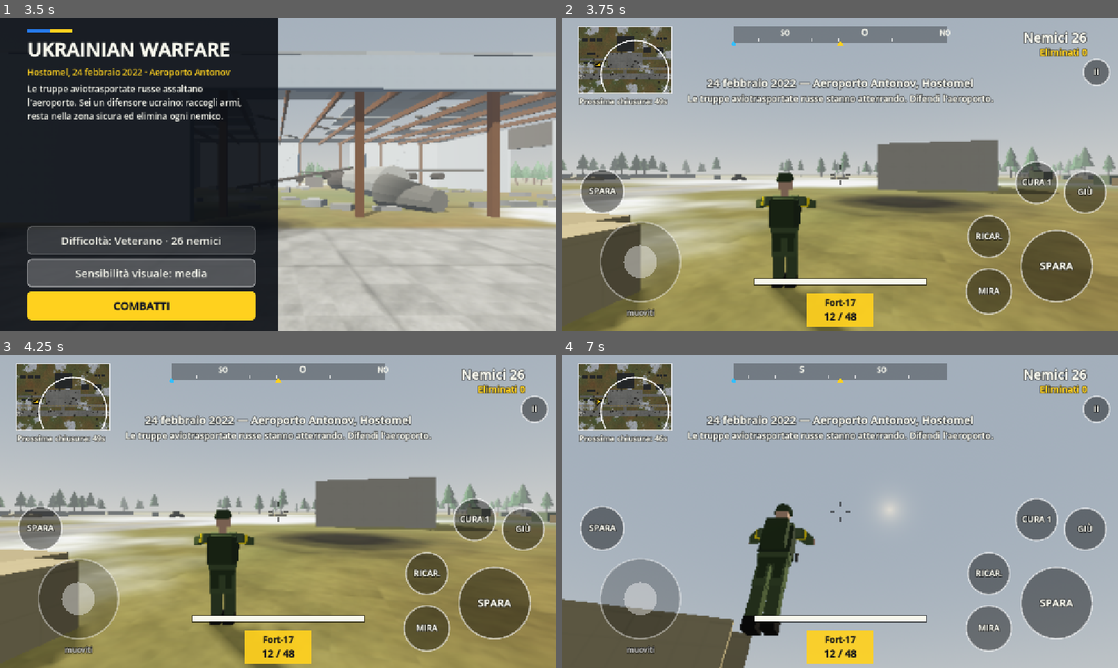
Above: before the commit, frames 1-4 (two rows, left to right).
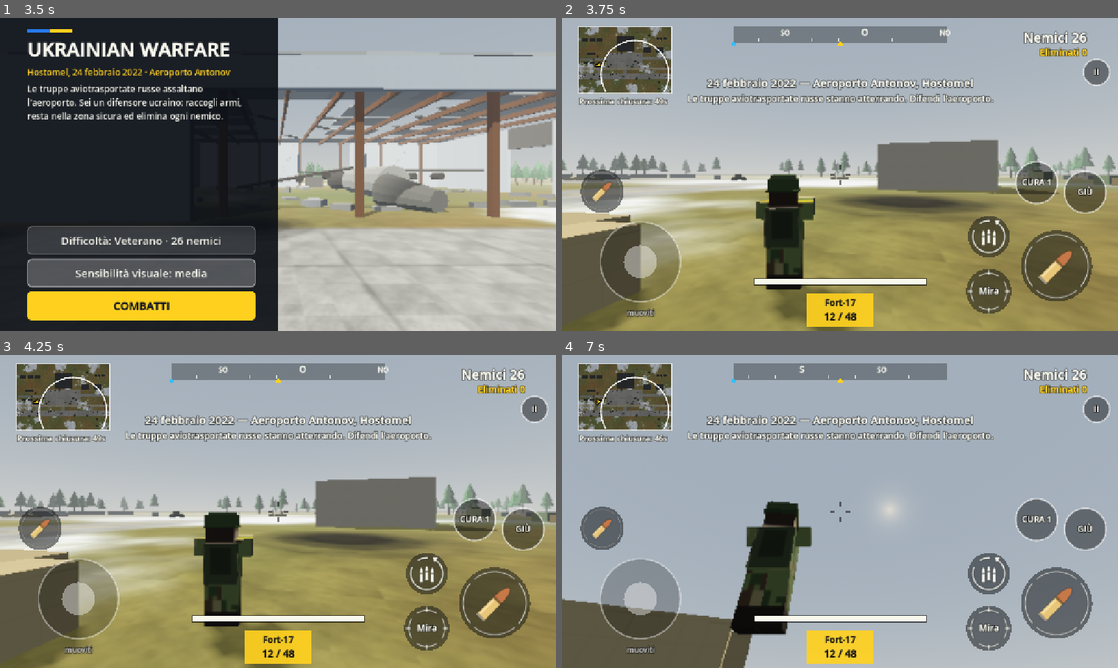
Above: after the commit, the same moments.

Repository: emilianoviecca/ukrainianWarfare
Game: Godot game, scene res://main.tscn
Two runs of this game, one before a commit and one after it. Both use one fixed random seed, a clock stepped at 60 frames per second and the inputs below.
Inputs (mouse positions are in pixels of both pictures, inside the frame that each line leads up to):
- Up to frame 1 (3.5 s): click "Difficoltà: Soldato · 20 nemi…" at 0.5 s; click "Sensibilità visuale: media" at 1.25 s; click "Sensibilità visuale: alta" at 2 s; click "Sensibilità visuale: bassa" at 2.75 s
- Up to frame 2 (3.75 s): click "COMBATTI" at 3.5 s
- Up to frame 3 (4.25 s): no input
- Up to frame 4 (7 s): move the mouse to (962, 495) at 4.27 s; click (962, 495) at 4.42 s; drag from (728, 527) to (812, 574) at 5.02 s; move the mouse to (895, 442) at 5.77 s; click (895, 442) at 5.92 s; drag from (812, 574) to (673, 464) at 6.52 s

Frame 1 is identical in both runs. In frame 2, 3.5% of the frame differs, in the area x 3-96%, y 48-100%; in frame 3, 3.6%; in frame 4, 3.8%, in the area x 3-96%, y 46-95%.

Commit message:
Soldati Kenney con divise distinte e nuove icone dei comandi
Giocatore e nemici usano Blocky Characters di Kenney (CC0) con divise
ucraine e russe dipinte, elmetti, animazioni e caduta. Nuove icone per
mira, ricarica e sparo. Versione 0.3.0.

Co-Authored-By: Claude Opus 5.5 <noreply@anthropic.com>
Claude-Session: https://claude.ai/code/session_01NNeC2qMouNR4kwANqPnmBh

Diff:
--- a/scripts/autotest.gd
+++ b/scripts/autotest.gd
@@ -35,6 +35,7 @@
 	elif mode.begins_with("sim"): _sim(dt)
 	elif mode == "aim": _aim_test()
 	elif mode == "drop": _drop_test()
+	elif mode == "look": _look()
 
 var aim_b = null; var aim_case := 0; var aim_shots := 0
 func _aim_test() -> void:
@@ -55,6 +56,27 @@
 		print("25m senza mirare: colpi=", pl.shots_fired - aim_shots, " hp bot=", aim_b.hp, " dead=", aim_b.dead, " vivi=", main.alive)
 		_ok("Il mirino centrato colpisce un nemico fermo a 25 m", aim_b.hp < 100.0 or aim_b.dead)
 		get_tree().quit(0)
+
+# Primo piano dei soldati per controllare modello, divise e armi.
+func _look() -> void:
+	if phase == 0:
+		phase = 1; main.start_match(); var pl = main.player
+		for b in main.bots: b.set_physics_process(false); b.global_position = Vector3(300, 0, 200)
+		pl.global_position = Vector3(-60, 0, 30); pl.yaw = 0.0; pl.give("ak"); pl.select("ak"); pl.set_physics_process(false)
+		var cam := Camera3D.new(); add_child(cam); cam.fov = 30; cam.global_position = Vector3(-60, 1.5, 38); cam.look_at(Vector3(-60, 0.95, 30)); cam.make_current()
+		main.hud.visible = false
+		var i := 0
+		for b in main.bots.slice(0, 4):
+			b.global_position = Vector3(-62.4 + i * 1.6, 0, 30); b.model.rotation.y = [0.0, PI * 0.5, 0.3, PI][i]; b.model.animate(0.2, [0.0, 3.0, 0.0, 6.0][i], i == 2); i += 1
+		var m = main.bots[0].model
+		for mi in m.inst.find_children("*", "MeshInstance3D", true, false):
+			print(mi.get_parent().name, " aabb ", mi.get_aabb(), " y=", mi.global_position.y)
+		for n in [m.head, m.torso, m.arm_r, m.leg_l]: print(n.name, " pos ", n.position, " g ", n.global_position)
+		pl.global_position = Vector3(-59, 0, 33); pl.model.rotation.y = 0.0 - 0.5; pl.model.animate(0.1, 0.0, false)
+		main.bots[3].global_position = Vector3(-57.5, 0, 28); main.bots[3].model.rotation.y = 0.5; main.bots[3].model.die(); main.bots[3].model.animate(1.5, 0, false)
+		t = 0.0
+	elif phase == 1 and t > 1.2:
+		phase = 2; await _shot("10_soldati"); get_tree().quit(0)
 
 var drop_n := 0; var res0 := 0
 func _drop_test() -> void:
@@ -103,7 +125,8 @@
 		for b in main.bots: b.set_physics_process(false)
 		var i := 0
 		for b in main.bots.slice(0, 4):
-			b.global_position = pl.global_position + Vector3(-10 + i * 7, 0, -22 - i * 4); b.model.animate(0.1, 3.0, false); i += 1
+			b.global_position = pl.global_position + Vector3(-6 + i * 3.5, 0, -8 - i * 3); b.rotation.y = 0.5 * i; b.model.rotation.y = PI * 0.6 * (i + 1); b.model.animate(0.25, 3.0 + i, i == 1); i += 1
+		main.bots[3].take_damage(500.0)
 	elif phase == 2 and t > 6.0:
 		var q = main.player; print("MODEL vis=", q.model.is_visible_in_tree(), " pos=", q.model.global_position, " torso=", q.model.torso.global_position, " cam=", q.cam.global_position, " len=", q.arm.spring_length, " children=", q.model.get_child_count())
 		phase = 3; await _shot("02_gioco_piazzale"); main.player.give("ak"); main.player.give("svd")
--- a/scripts/bot.gd
+++ b/scripts/bot.gd
@@ -171,6 +171,7 @@
 	var pl = main.player
 	if pl.dead: return
 	var mz: Vector3 = model.muzzle.global_position
+	model.recoil()
 	var aim: Vector3 = pl.global_position + Vector3(0, 0.95 if pl.crouching else 1.3, 0)
 	var d := mz.distance_to(aim)
 	var p := clampf(0.30 * (1.0 - d / 130.0), 0.025, 0.30) * skill
--- a/scripts/hud.gd
+++ b/scripts/hud.gd
@@ -10,6 +10,7 @@
 var msg := ""; var msg_t := 0.0; var msg2 := ""; var msg2_t := 0.0
 var hits := []; var pings := []; var hitmark_t := 0.0; var hitmark_head := false; var dmg_flash := 0.0; var kill_t := 0.0
 var map_tex: Texture2D
+var icons := {}
 var buttons := {}
 var menu_box: Control; var end_box: Control; var pause_box: Control
 var btn_diff: Button; var btn_sens: Button
@@ -25,6 +26,10 @@
 	font = ThemeDB.fallback_font
 	var fv := FontVariation.new(); fv.base_font = font; fv.variation_embolden = 0.7; bold = fv
 	var img := Image.new(); img.load_png_from_buffer(FileAccess.get_file_as_bytes("res://assets/minimap.dat")); map_tex = ImageTexture.create_from_image(img)
+	for n in ["fire", "reload", "aim"]:
+		var ii := Image.new(); ii.load_png_from_buffer(FileAccess.get_file_as_bytes("res://assets/icon_%s.dat" % n)); ii.generate_mipmaps()
+		icons[n] = ImageTexture.create_from_image(ii)
+	texture_filter = CanvasItem.TEXTURE_FILTER_LINEAR_WITH_MIPMAPS
 	_build_menu()
 
 func _style(col: Color, border := Color(0, 0, 0, 0)) -> StyleBoxFlat:
@@ -234,6 +239,14 @@
 	draw_arc(b.p, b.r, 0, TAU, 40, Color(1, 1, 1, 0.55), 2.5, true)
 	_ctr(b.p, label, 19 if b.r < 70 else 24, col)
 
+func _icon_btn(k: String, ic: String, on: bool, label := "") -> void:
+	var b = buttons[k]
+	draw_circle(b.p, b.r, Color(0.05, 0.06, 0.07, 0.5))
+	if on: draw_circle(b.p, b.r, Color(YEL.r, YEL.g, YEL.b, 0.34))
+	var d: float = b.r * 2.0 - 4.0
+	draw_texture_rect(icons[ic], Rect2(b.p - Vector2(d, d) * 0.5, Vector2(d, d)), false, YEL if on and ic == "aim" else Color.WHITE)
+	if label != "": _ctr(b.p, label, 20)
+
 func _draw() -> void:
 	if main == null or main.mode == main.MENU or main.player == null: return
 	var s := get_viewport_rect().size
@@ -286,10 +299,10 @@
 	draw_circle(k, 38, Color(1, 1, 1, 0.42))
 	if pl.was_sprint: draw_arc(o, 92, -PI * 0.75, -PI * 0.25, 18, YEL, 6.0, true)
 	if joy_touch < 0: _txt(o + Vector2(-90, 124), "muoviti", 17, Color(1, 1, 1, 0.75), HORIZONTAL_ALIGNMENT_CENTER, 180.0)
-	_btn("fire", "SPARA", fire_held, FG)
-	_btn("fire2", "SPARA", fire_held, FG)
-	_btn("aim", "MIRA", pl.aiming, FG)
-	_btn("reload", "RICARICA" if false else "RICAR.", pl.reload_t > 0.0)
+	_icon_btn("fire", "fire", fire_held)
+	_icon_btn("fire2", "fire", fire_held)
+	_icon_btn("aim", "aim", pl.aiming, "Mira")
+	_icon_btn("reload", "reload", pl.reload_t > 0.0)
 	_btn("crouch", "GIÙ", pl.crouching)
 	_btn("heal", "CURA %d" % pl.medkits, pl.heal_t > 0.0, FG if pl.medkits > 0 else Color(1, 1, 1, 0.4))
 	_btn("pause", "II")
--- a/scripts/humanoid.gd
+++ b/scripts/humanoid.gd
@@ -1,45 +1,36 @@
 extends Node3D
-# Soldato low-poly con animazione procedurale. Avanti = -Z.
+# Soldato basato su Blocky Characters di Kenney (CC0) con divise dipinte. Avanti = -Z.
 const Batch := preload("res://scripts/mesh_batch.gd")
+const GUN_Y := 1.2
 static var cache := {}
 static var mat: StandardMaterial3D
+static var scene: PackedScene
+var inst: Node3D; var ap: AnimationPlayer
 var torso: Node3D; var head: Node3D; var arm_l: Node3D; var arm_r: Node3D; var leg_l: Node3D; var leg_r: Node3D
-var gun: MeshInstance3D; var muzzle: Node3D
-var phase := 0.0; var crouch_amt := 0.0; var death_t := -1.0
+var gun_pivot: Node3D; var gun: MeshInstance3D; var muzzle: Node3D
+var crouch_amt := 0.0; var dead_flag := false; var cur_anim := ""; var kick := 0.0
+var hold_l := Quaternion.IDENTITY; var hold_r := Quaternion.IDENTITY
 
-static func _parts(faction: String) -> Dictionary:
-	if cache.has(faction): return cache[faction]
+static func _faction_mat(faction: String) -> StandardMaterial3D:
+	var key := "mat_" + faction
+	if cache.has(key): return cache[key]
+	var img := Image.new(); img.load_png_from_buffer(FileAccess.get_file_as_bytes("res://assets/soldier_%s.dat" % faction)); img.generate_mipmaps()
+	var m := StandardMaterial3D.new(); m.albedo_texture = ImageTexture.create_from_image(img); m.roughness = 0.95; m.metallic_specular = 0.15
+	m.texture_filter = BaseMaterial3D.TEXTURE_FILTER_LINEAR_WITH_MIPMAPS
+	cache[key] = m; return m
+
+static func _helmet_mesh(faction: String) -> ArrayMesh:
+	var key := "helmet_" + faction
+	if cache.has(key): return cache[key]
 	var ua := faction == "ua"
-	var coat := Color(0.30, 0.35, 0.21) if ua else Color(0.36, 0.33, 0.23)
-	var patch := Color(0.20, 0.25, 0.14) if ua else Color(0.24, 0.20, 0.14)
-	var vest := Color(0.17, 0.21, 0.13) if ua else Color(0.20, 0.20, 0.16)
-	var band := Color(0.98, 0.82, 0.05) if ua else Color(0.95, 0.95, 0.95)
-	var helmet := Color(0.21, 0.26, 0.16) if ua else Color(0.27, 0.27, 0.20)
-	var skin := Color(0.78, 0.60, 0.48); var boot := Color(0.10, 0.09, 0.08)
-	var t = Batch.new()
-	t.at(Vector3(0, 0.28, 0), Vector3(0.44, 0.62, 0.25), coat)
-	t.at(Vector3(0, 0.30, -0.02), Vector3(0.46, 0.46, 0.31), vest)
-	t.at(Vector3(-0.1, 0.22, -0.18), Vector3(0.11, 0.2, 0.06), patch); t.at(Vector3(0.1, 0.22, -0.18), Vector3(0.11, 0.2, 0.06), patch)
-	t.at(Vector3(0, 0.33, 0.21), Vector3(0.34, 0.46, 0.17), patch)
-	t.at(Vector3(0, -0.02, 0), Vector3(0.40, 0.18, 0.24), patch)
-	var h = Batch.new()
-	h.at(Vector3(0, 0.07, 0), Vector3(0.11, 0.14, 0.11), skin)
-	h.at(Vector3(0, 0.22, -0.01), Vector3(0.20, 0.23, 0.22), skin)
-	h.cyl(Transform3D(Basis(), Vector3(0, 0.25, 0)), 0.165, 0.11, 0.14, 8, helmet)
-	if not ua: h.at(Vector3(0, 0.29, 0), Vector3(0.3, 0.035, 0.3), band)
-	var a = Batch.new()
-	a.at(Vector3(0, -0.26, 0), Vector3(0.13, 0.54, 0.14), coat)
-	a.at(Vector3(0, -0.13, 0), Vector3(0.145, 0.07, 0.15), band)
-	a.at(Vector3(0, -0.56, 0), Vector3(0.1, 0.1, 0.1), skin)
-	var l = Batch.new()
-	l.at(Vector3(0, -0.2, 0), Vector3(0.18, 0.42, 0.2), coat)
-	l.at(Vector3(0, -0.2, 0.08), Vector3(0.12, 0.22, 0.06), patch)
-	l.at(Vector3(0, -0.6, 0), Vector3(0.16, 0.42, 0.18), coat.darkened(0.08))
-	l.at(Vector3(0, -0.86, -0.03), Vector3(0.17, 0.14, 0.27), boot)
-	if not ua: l.at(Vector3(0, -0.28, 0), Vector3(0.19, 0.06, 0.21), band)
-	var d := {"torso": t.build(), "head": h.build(), "arm": a.build(), "leg": l.build()}
-	cache[faction] = d
-	return d
+	var col := Color(0.20, 0.25, 0.15) if ua else Color(0.25, 0.25, 0.18)
+	var b = Batch.new()
+	# Elmetto squadrato, coerente con la testa cubica del modello (coordinate del cubo testa: da -1 a 1).
+	b.at(Vector3(0, 0.66, 0), Vector3(2.16, 0.86, 2.16), col)
+	b.at(Vector3(0, 1.2, 0), Vector3(1.75, 0.3, 1.75), col.lightened(0.06))
+	b.at(Vector3(0, 0.25, -0.06), Vector3(2.32, 0.1, 2.46), col.darkened(0.2))
+	if not ua: b.at(Vector3(0, 0.68, 0), Vector3(2.2, 0.2, 2.2), Color(0.92, 0.92, 0.92))
+	var m: ArrayMesh = b.build(); cache[key] = m; return m
 
 static func gun_mesh(kind: String) -> ArrayMesh:
 	var key := "gun_" + kind
@@ -58,45 +49,76 @@
 		b.at(Vector3(0, -0.08, 0.03), Vector3(0.035, 0.11, 0.05), bl)
 	var m: ArrayMesh = b.build(); cache[key] = m; return m
 
-func _mi(mesh: Mesh, parent: Node3D, pos: Vector3) -> MeshInstance3D:
-	var mi := MeshInstance3D.new(); mi.mesh = mesh; mi.material_override = mat; mi.position = pos; parent.add_child(mi); return mi
+func _find(n: String) -> Node3D:
+	return inst.find_child(n, true, false) as Node3D
 
 func setup(faction: String) -> void:
 	if mat == null: mat = Batch.material()
-	var p := _parts(faction)
-	torso = Node3D.new(); torso.position = Vector3(0, 0.95, 0); add_child(torso)
-	_mi(p.torso, torso, Vector3.ZERO)
-	head = _mi(p.head, torso, Vector3(0, 0.59, 0))
-	arm_l = _mi(p.arm, torso, Vector3(-0.28, 0.5, 0)); arm_r = _mi(p.arm, torso, Vector3(0.28, 0.5, 0))
-	leg_l = _mi(p.leg, self, Vector3(-0.11, 0.93, 0)); leg_r = _mi(p.leg, self, Vector3(0.11, 0.93, 0))
-	gun = _mi(gun_mesh("ak"), torso, Vector3(0.13, 0.33, -0.32))
-	muzzle = Node3D.new(); muzzle.position = Vector3(0, 0.015, -0.82); gun.add_child(muzzle)
+	if scene == null: scene = load("res://assets/models/soldier.glb")
+	inst = scene.instantiate(); add_child(inst)
+	inst.rotation.y = PI
+	var fm := _faction_mat(faction)
+	for mi in inst.find_children("*", "MeshInstance3D", true, false):
+		mi.material_override = fm
+	torso = _find("torso"); head = _find("head"); arm_l = _find("arm-left"); arm_r = _find("arm-right"); leg_l = _find("leg-left"); leg_r = _find("leg-right")
+	inst.scale = Vector3.ONE * 0.72
+	ap = inst.find_children("*", "AnimationPlayer", true, false)[0]
+	ap.callback_mode_process = AnimationMixer.ANIMATION_CALLBACK_MODE_PROCESS_MANUAL
+	for a in ["idle", "walk", "sprint"]:
+		ap.get_animation(a).loop_mode = Animation.LOOP_LINEAR
+	ap.get_animation("die").loop_mode = Animation.LOOP_NONE
+	ap.play("holding-both"); ap.seek(ap.get_animation("holding-both").length * 0.5, true)
+	# Braccia più strette e convergenti sull'arma, che è impugnata sul lato destro.
+	arm_l.position.x = 0.3; arm_r.position.x = -0.3
+	hold_l = Quaternion(Vector3.UP, -0.52) * arm_l.quaternion
+	hold_r = Quaternion(Vector3.UP, 0.1) * arm_r.quaternion
+	head.scale *= 0.78
+	_play("idle")
+	var hm := MeshInstance3D.new(); hm.mesh = _helmet_mesh(faction); hm.material_override = mat
+	head.get_child(0).add_child(hm)
+	gun_pivot = Node3D.new(); gun_pivot.position = Vector3(0, GUN_Y, -0.1); add_child(gun_pivot)
+	gun = MeshInstance3D.new(); gun.mesh = gun_mesh("ak"); gun.material_override = mat; gun_pivot.add_child(gun)
+	muzzle = Node3D.new(); gun.add_child(muzzle)
+	set_gun("ak")
+
+func _play(a: String) -> void:
+	if a == cur_anim: return
+	cur_anim = a; ap.play(a, 0.14)
 
 func set_gun(kind: String) -> void:
 	gun.mesh = gun_mesh(kind)
-	gun.position = Vector3(0.2, 0.36, -0.42) if kind == "pistol" else Vector3(0.13, 0.33, -0.32)
+	gun.position = Vector3(0.1, 0.03, -0.62) if kind == "pistol" else Vector3(0.14, 0.03, -0.34)
 	muzzle.position = Vector3(0, 0.0, -0.22) if kind == "pistol" else (Vector3(0, 0.01, -1.08) if kind == "svd" else Vector3(0, 0.015, -0.82))
 
 func animate(dt: float, speed: float, crouching: bool, pitch := 0.0) -> void:
-	if death_t >= 0.0:
-		death_t += dt
-		var k: float = min(death_t / 0.55, 1.0); k = k * k
-		rotation.x = 1.5 * k
-		position.y = 0.12 * k
-		return
-	phase += dt * (speed * 2.4 + 0.001)
+	if dead_flag:
+		ap.advance(dt); return
+	var a := "idle"
+	if speed > 4.6: a = "sprint"
+	elif speed > 0.3: a = "walk"
+	_play(a)
+	ap.speed_scale = clampf(speed / 3.2, 0.7, 1.5) if a == "walk" else 1.0
+	ap.advance(dt)
 	crouch_amt = lerpf(crouch_amt, 1.0 if crouching else 0.0, min(dt * 9.0, 1.0))
-	var sw := sin(phase) * clampf(speed / 3.0, 0.0, 1.0) * 0.72
-	torso.position.y = 0.95 - 0.40 * crouch_amt + absf(sin(phase)) * 0.025 * clampf(speed, 0, 1)
-	var hipy := 0.93 - 0.40 * crouch_amt
-	leg_l.position.y = hipy; leg_r.position.y = hipy
-	leg_l.rotation.x = sw + 0.85 * crouch_amt
-	leg_r.rotation.x = -sw - 0.55 * crouch_amt
-	torso.rotation.x = 0.28 * crouch_amt + 0.08 * clampf(speed / 6.0, 0, 1)
-	arm_r.rotation = Vector3(1.32 + pitch, 0.0, 0.25)
-	arm_l.rotation = Vector3(1.32 + pitch, 0.0, -0.62)
-	gun.rotation.x = pitch
-	head.rotation.x = pitch * 0.5
+	kick = max(kick - dt * 9.0, 0.0)
+	# Gambe dall'animazione; braccia fisse sull'arma, inclinate con la mira.
+	var pq := Quaternion(Vector3.RIGHT, pitch * -1.0 + kick * 0.12)
+	arm_l.quaternion = pq * hold_l
+	arm_r.quaternion = pq * hold_r
+	if crouch_amt > 0.01:
+		leg_l.rotation.x += 1.05 * crouch_amt
+		leg_r.rotation.x -= 0.5 * crouch_amt
+	inst.position.y = -0.42 * crouch_amt
+	gun_pivot.position.y = GUN_Y - 0.42 * crouch_amt
+	gun_pivot.rotation.x = pitch
+	gun_pivot.position.z = -0.1 + kick * 0.04
+
+func recoil() -> void:
+	kick = 1.0
 
 func die() -> void:
-	if death_t < 0.0: death_t = 0.0
+	if dead_flag: return
+	dead_flag = true
+	gun_pivot.visible = false
+	ap.speed_scale = 1.0
+	cur_anim = "die"; ap.play("die", 0.08)
--- a/scripts/player.gd
+++ b/scripts/player.gd
@@ -207,6 +207,7 @@
 	if not scoped():
 		main.fx.tracer(mz, end)
 		main.fx.flash(mz)
+		model.recoil()
 	main.fx.play2d(data.sfx, -1.0, randf_range(0.96, 1.04))
 	pitch = minf(pitch + float(data.kick), deg_to_rad(62)); yaw += randf_range(-1, 1) * float(data.kick) * 0.4
 	shake = max(shake, float(data.kick) * 4.0)
Binary file added: assets/icon_aim.dat
Binary file added: assets/icon_fire.dat
Binary file added: assets/icon_reload.dat
Binary file added: assets/models/soldier.glb
Binary file added: assets/soldier_ru.dat
Binary file added: assets/soldier_ua.dat
Not shown, changed: export_presets.cfg
Binary file added: tools/source/blocky_c_template.png
Not shown, changed: apk/UkrainianWarfare.apk
